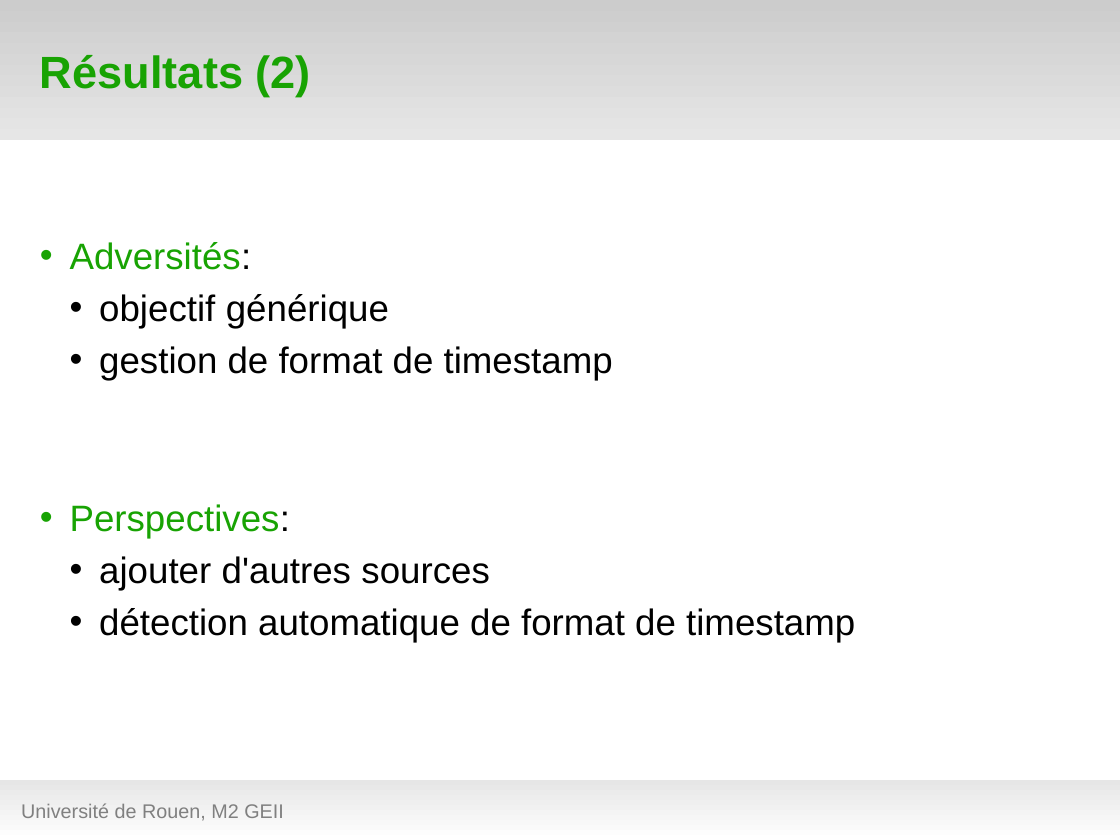
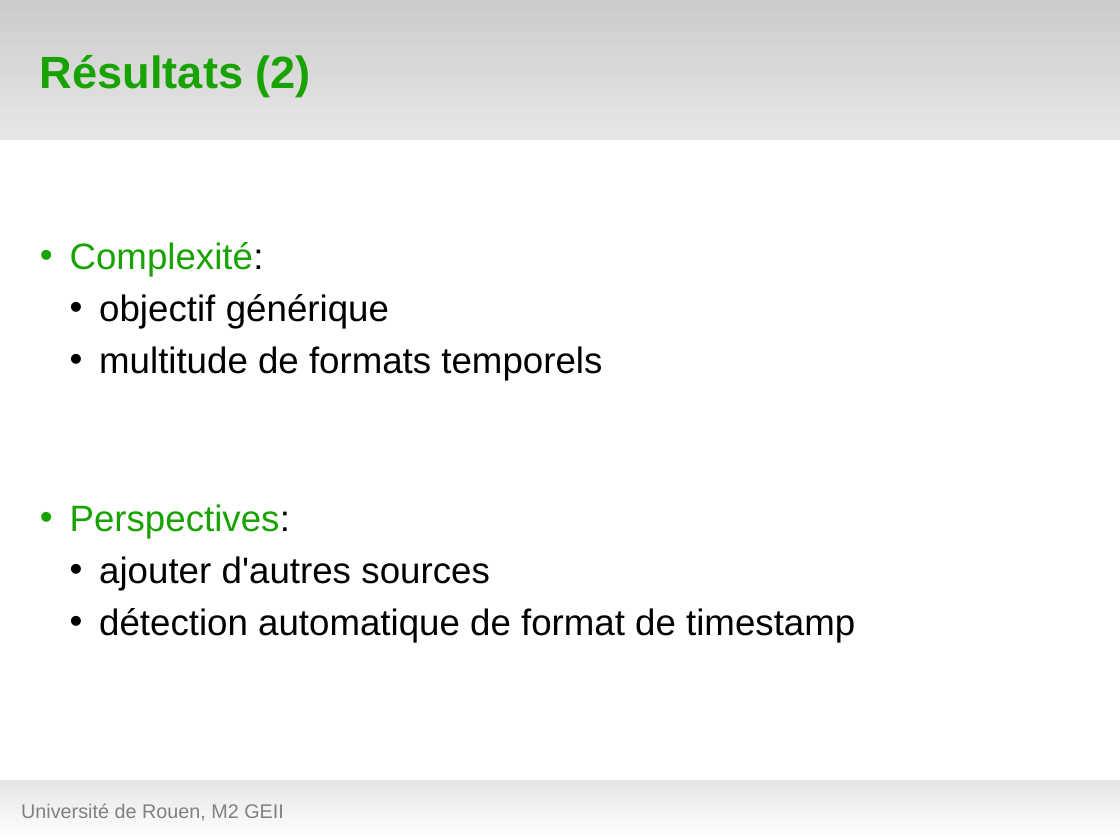
Before and after one commit to hanzenok/dataexp, a slide deck: slide 22 of presentation/test_green8.odp. Drawn at 1120x840 pixels with LibreOffice and Linux fonts; fonts in the diff are those of the drawing; background and template pictures are left out. Boxes give left, top, right and bottom in pixels: in the first picture for what was removed or moved away, otherwise in the second. Text is boxed around its words. In the diff, an @@ line names an element or a change of style, - is before the commit and + after.

```diff
--- a/presentation/test_green8.odp
+++ b/presentation/test_green8.odp
@@ text at (70,242,264,276): text changed @@
-• Adversités:
+• Complexité:
@@ text at (99,346,602,381): text changed @@
-  • gestion de format de timestamp
+  • multitude de formats temporels
```
Also in this commit, not shown: 12 other slides changed, 7 other files.
